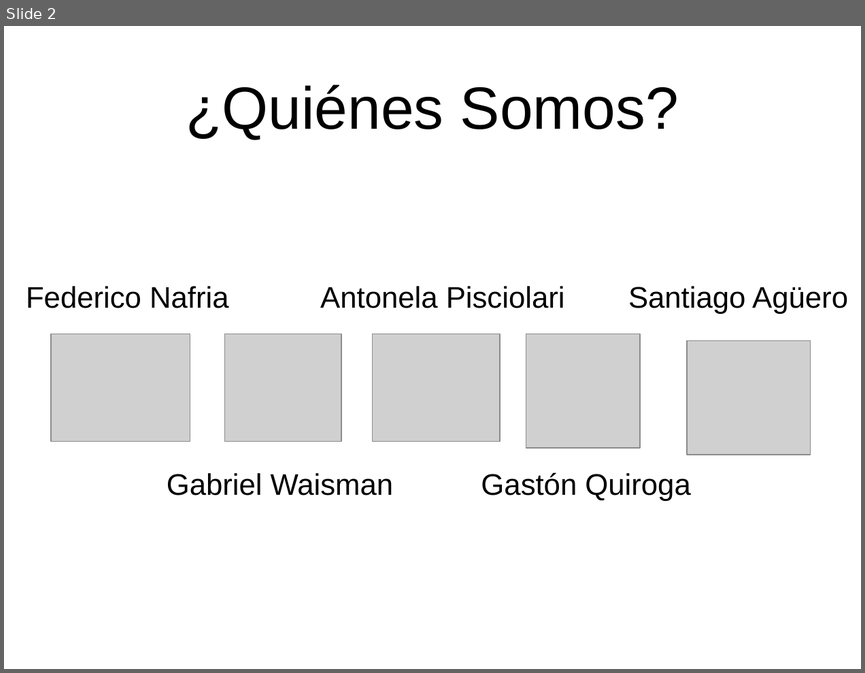
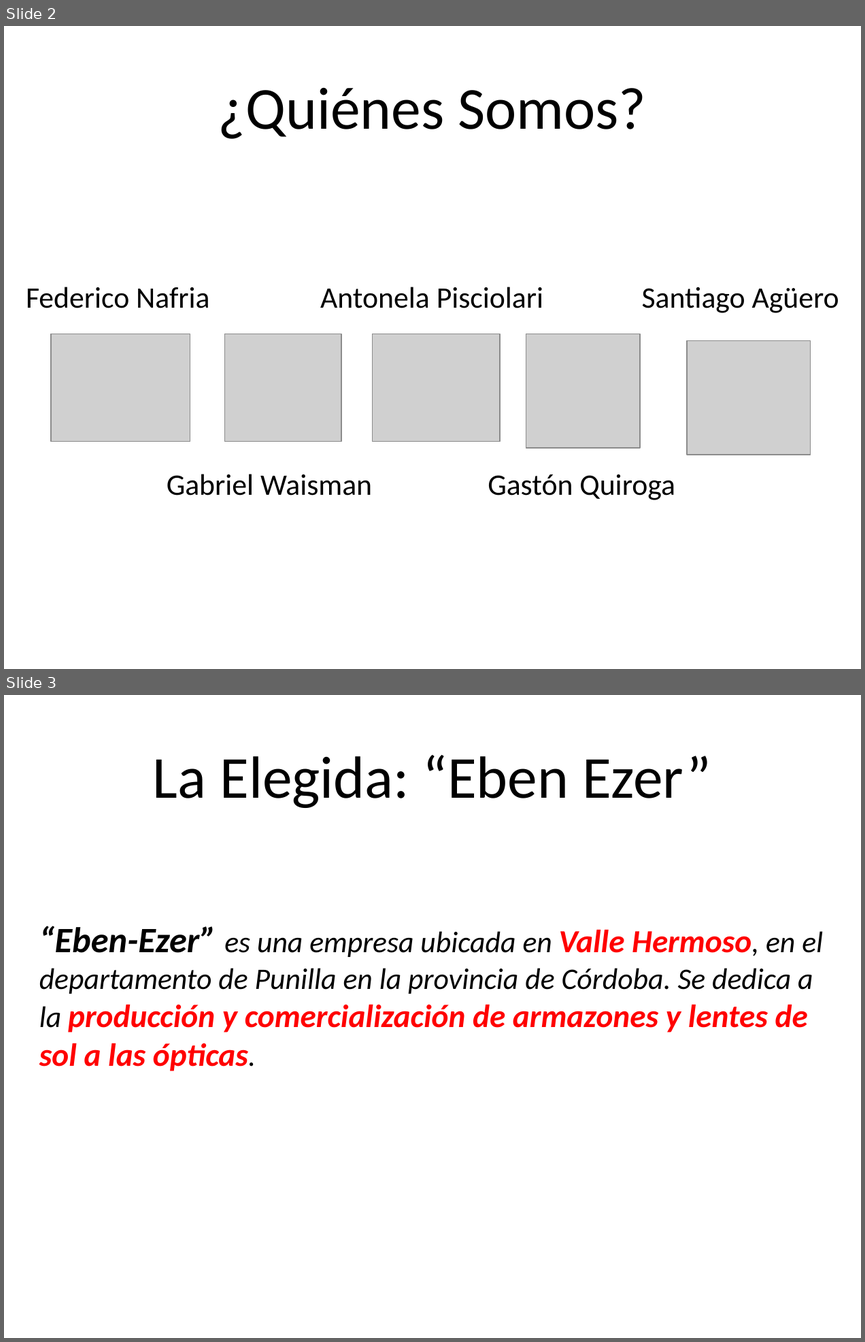
Before and after one commit to raulcareno/fruterio-kiwi-team, a slide deck: Presentaciones/Informe Preliminar.pptx. Shown one above the other, each under a label of ours: slide 2 before the commit, slides 2 and 3 after it. The pictures are 865x673 and 865x1342 pixels, drawn with LibreOffice and Linux fonts; fonts in the diff are those of the drawing; grey boxes stand for pictures; background and template pictures are left out. Boxes give left, top, right and bottom in pixels: in the first picture for what was removed or moved away, otherwise in the second. Text is boxed around its words. In the diff, an @@ line names an element or a change of style, - is before the commit and + after.

```diff
--- a/Presentaciones/Informe Preliminar.pptx
+++ b/Presentaciones/Informe Preliminar.pptx
@@ slide 3 added at (4, 695, 861, 1338), background picture (left out) @@
@@ title added at (153, 755, 711, 808), 50 pt, text #000000 @@
+La Elegida: “Eben Ezer”
@@ text added at (39, 926, 823, 1071), 25 pt, text #000000, bold, italic @@
+“Eben-Ezer” es una empresa ubicada en Valle Hermoso, en el
+departamento de Punilla en la provincia de Córdoba. Se dedica a la producción y comercialización de armazones y lentes de sol a las ópticas.
@@ slide 2 changed as well @@
@@ font Arial to Calibri in 6 elements at (218, 88, 646, 139), (167, 473, 372, 495), (320, 286, 543, 308), (26, 286, 209, 308), (487, 474, 675, 500), (642, 286, 839, 313) @@
@@ text "Santiago Agüero": place and size @@
-text "Santiago Agüero" at (628, 286, 848, 314)
+text "Santiago Agüero" at (642, 286, 839, 313)
@@ text "Gastón Quiroga": place and size @@
-text "Gastón Quiroga" at (481, 472, 690, 501)
+text "Gastón Quiroga" at (487, 474, 675, 500)
```
Also in this commit, not shown: 23 other slides added, 5 slides removed.
